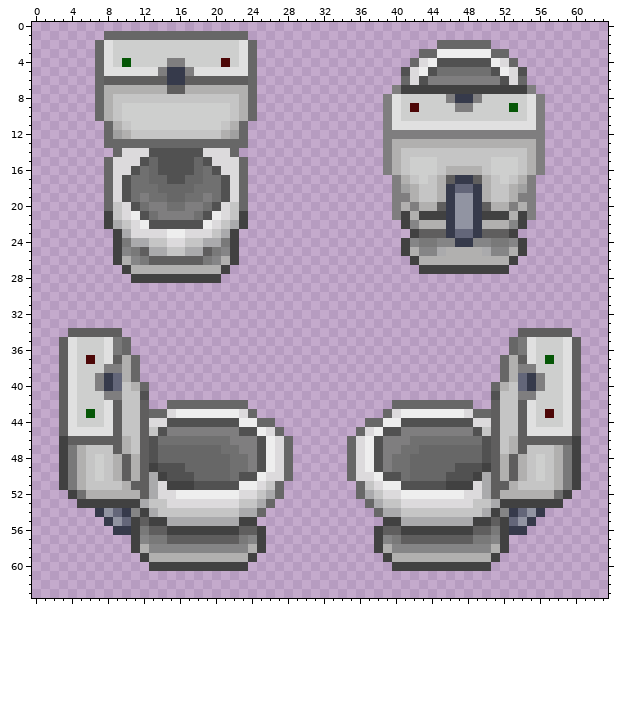
One commit to this pixel-art sprite: Resources/Textures/Structures/Furniture/toilet.rsi/condisposal.png. The picture above is the old version.
The file is 64x64 pixels. Colours within 5 levels of each other are drawn and written as one.
The result:
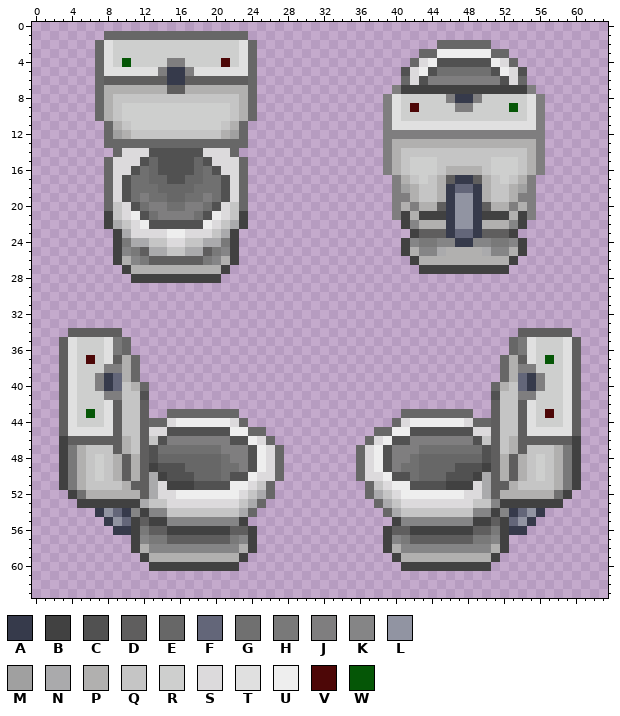
Palette (. is transparent): A #363a4b  B #414141  C #515151  D #5f5e5e  E #676767  F #636679  G #707070  H #797979  J #7f7e7f  K #858586  L #9194a2  M #a0a0a0  N #aaaaac  P #b1b0af  Q #c5c5c5  R #cecfce  S #dcdadc  T #e0e0e0  U #eeeeee  V #4d0707  W #055606
Diff:
y 42: x 15..23 EEEEEEEEE -> .........; x 40..48 EEEEEEEEE -> .........
y 43: x 13..24 EESUUUUUUUSE -> ..EEEEEEEE..; x 39..50 ESUUUUUUUSEE -> ..EEEEEEEE..
y 44: x 13..26 SSCCCCCCCCUUEE -> EESUUUUUUSE...; x 37..50 EEUUCCCCCCCCSS -> ...ESUUUUUUSEE
y 45: x 13..27 QCJJJJJJJJCCUSE -> SSCCCCCCCUUEE..; x 36..50 ESUCCJJJJJJJJCQ -> ..EEUUCCCCCCCSS
y 46: x 13..28 CGGGGGGGGJJJCUSE -> QCJJJJJJJCCUSE..; x 35..50 ESUCJJJGGGGGGGGC -> ..ESUCCJJJJJJJCQ
y 47: x 14..22 EEEEEEEGG -> GGGGGGGJJ; x 24..28 JCUSE -> CUSE.; x 35..39 ESUCJ -> .ESUC; x 41..49 GGEEEEEEE -> JJGGGGGGG
y 48: x 21..28 EGGJCUSE -> GJJCUSE.; x 35..42 ESUCJGGE -> .ESUCJJG
y 49: x 21 E -> G; x 23..28 GJCUSE -> JCUSE.; x 35..40 ESUCJG -> .ESUCJ; x 42 E -> G
y 50: x 21..22 EG -> GC; x 24..25 CU -> US; x 27..28 SE -> E.; x 35..36 ES -> .E; x 38..39 UC -> SU; x 41..42 GE -> CG
y 51: x 22 C -> U; x 24..27 USQE -> SQE.; x 36..39 EQSU -> .EQS; x 41 C -> U
y 52: x 24..27 SQNE -> QNE.; x 36..39 ENQS -> .ENQ
y 53: x 24..26 QNE -> NE.; x 37..39 ENQ -> .EN; x 51 N -> K
y 54: x 13..14 NQ -> KK; x 24..25 NE -> E.; x 38..39 EN -> .E; x 49..50 QN -> KK
y 55: x 15..22 NNNNNNNN -> KKKKKKKK; x 24 B -> .; x 39 B -> .; x 41..48 NNNNNNNN -> KKKKKKKK
y 56: x 22 B -> D; x 24..25 DB -> B.; x 38..39 BD -> .B; x 41 B -> D
y 57: x 22..25 DHKB -> HKB.; x 38..41 BKHD -> .BKH
y 58: x 23..25 KPB -> PB.; x 38..40 BPK -> .BP
y 59: x 23..24 PB -> B.; x 39..40 BP -> .B
y 60: x 23 B -> .; x 40 B -> .
Boxes around the changes in both pictures, in picture pixels (x1, y1, x2, y2):
changed: (149, 400, 293, 571)
changed: (347, 400, 500, 571)
